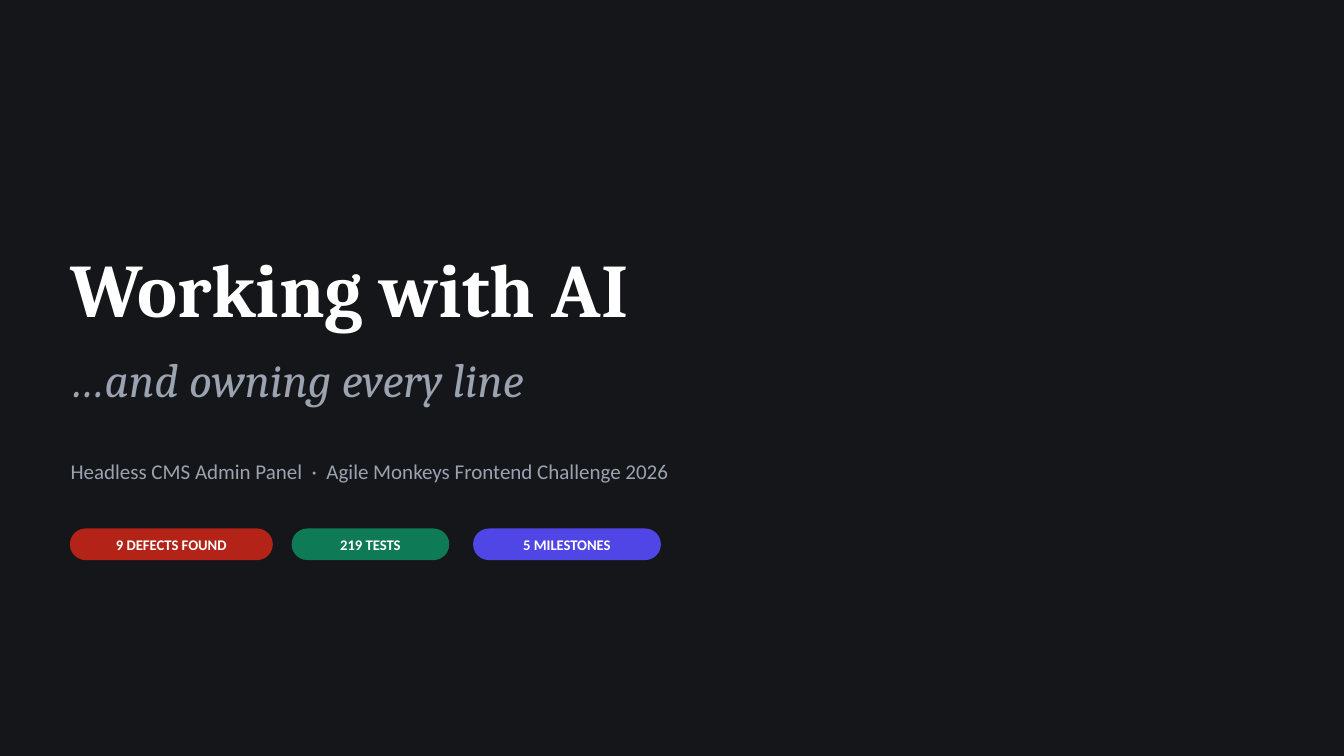
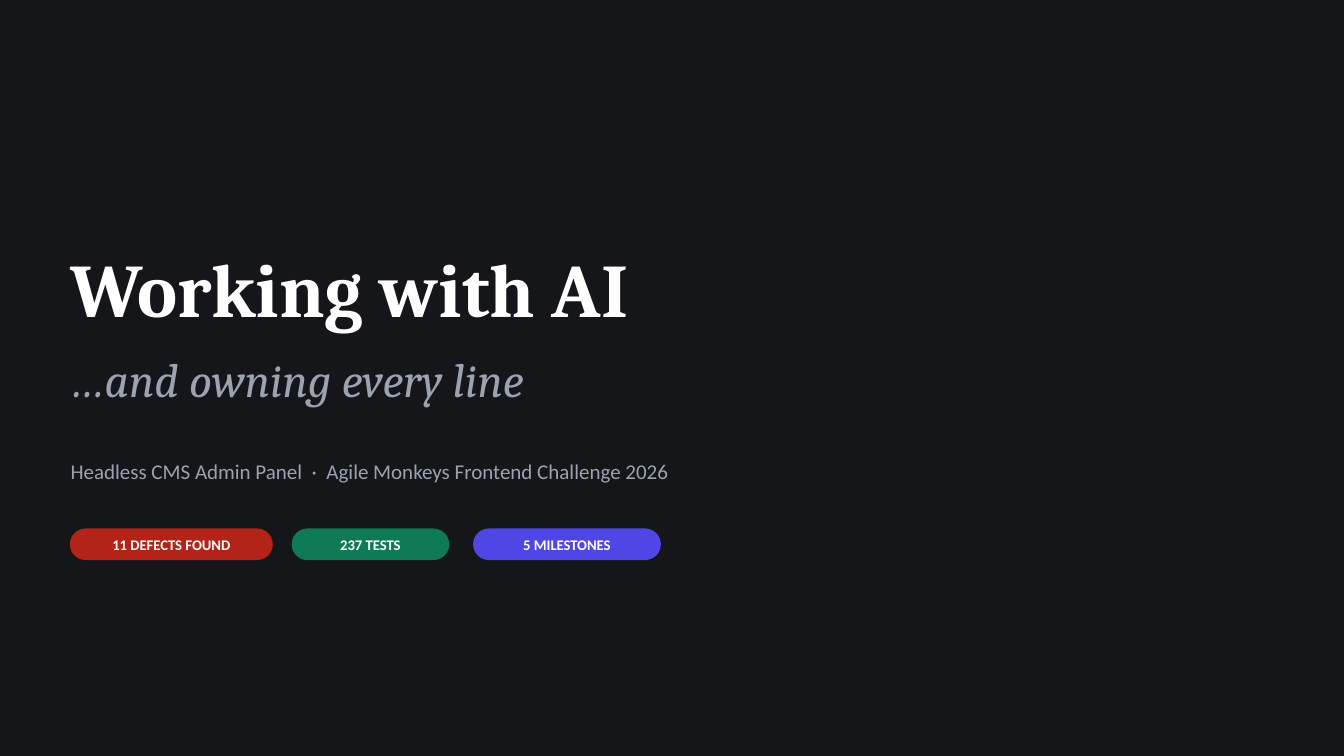
Before and after one commit to code-jhon/headless-cms-admin-panel, a slide deck: slide 1 of docs/AI_WORKFLOW_DECK.pptx. Drawn at 1344x756 pixels with LibreOffice and Linux fonts; fonts in the diff are those of the drawing. Boxes give left, top, right and bottom in pixels: in the first picture for what was removed or moved away, otherwise in the second. Text is boxed around its words. In the diff, an @@ line names an element or a change of style, - is before the commit and + after.

```diff
--- a/docs/AI_WORKFLOW_DECK.pptx
+++ b/docs/AI_WORKFLOW_DECK.pptx
@@ text at [112,540,230,550]: text changed @@
-9 DEFECTS FOUND
+11 DEFECTS FOUND
@@ text at [340,540,401,550]: text changed @@
-219 TESTS
+237 TESTS
```
Also in this commit, not shown: 2 other slides changed, 14 other files.
